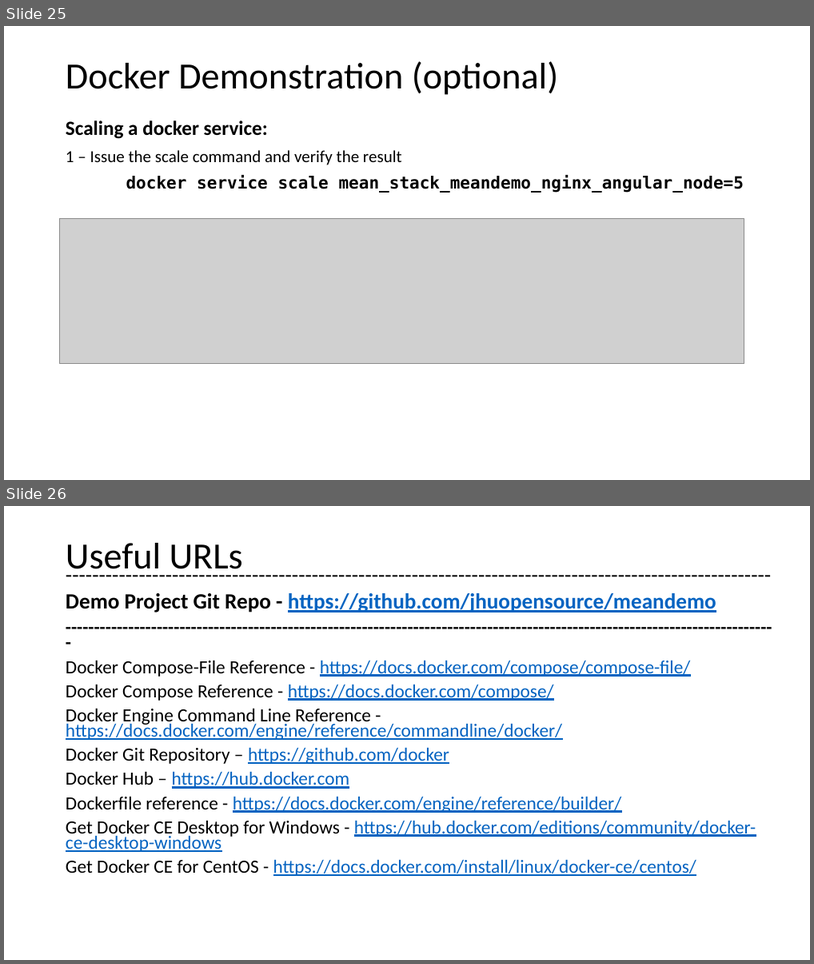
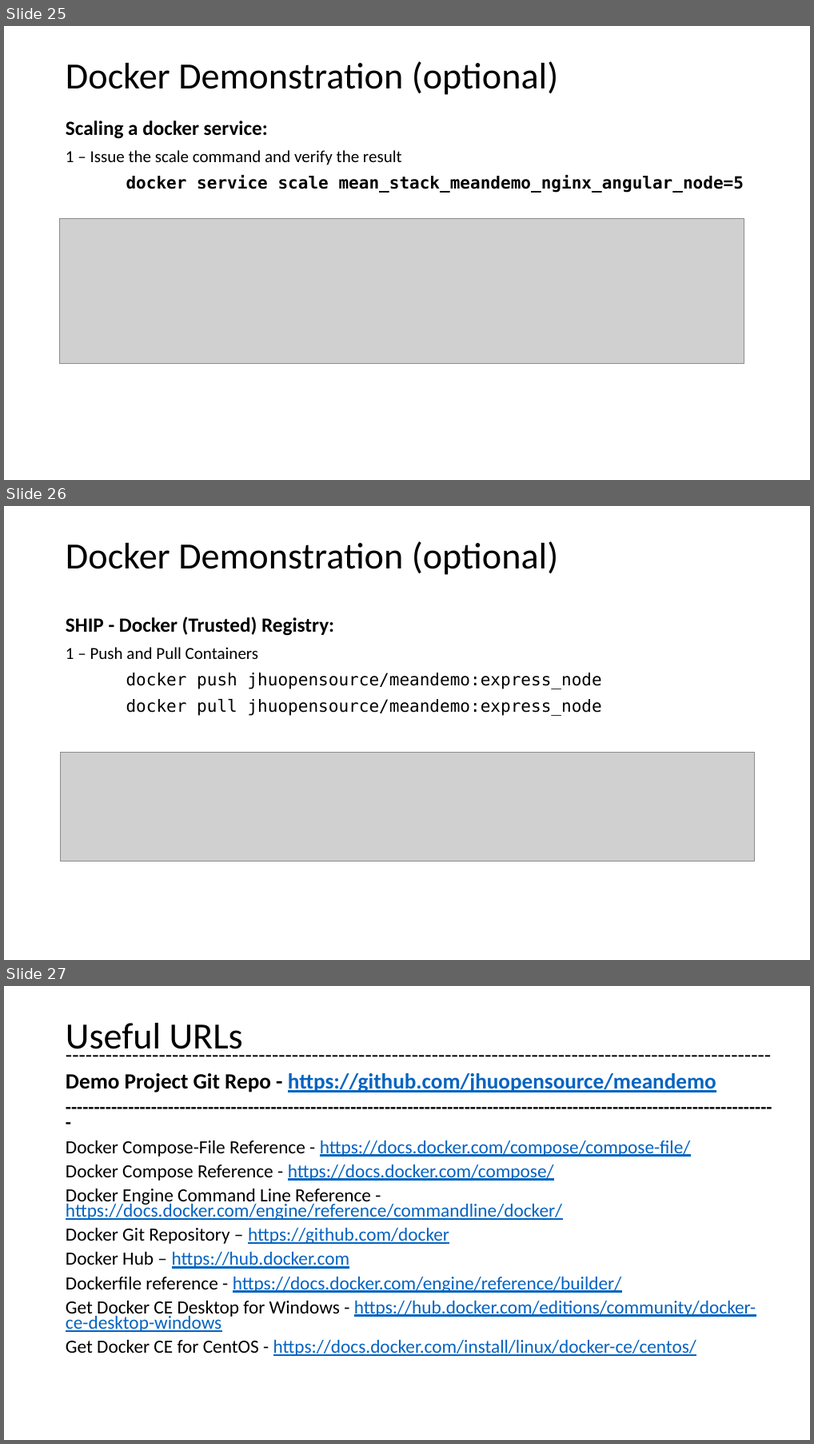
Before and after one commit to jhuopensource/meandemo, a slide deck: Containerization.pptx. Shown one above the other, each under a label of ours: slides 25 and 26 before the commit, slides 25, 26 and 27 after it. The pictures are 814x964 and 814x1444 pixels, drawn with LibreOffice and Linux fonts; fonts in the diff are those of the drawing; grey boxes stand for pictures. Boxes give left, top, right and bottom in pixels: in the first picture for what was removed or moved away, otherwise in the second. Text is boxed around its words. In the diff, an @@ line names an element or a change of style, - is before the commit and + after.

```diff
--- a/Containerization.pptx
+++ b/Containerization.pptx
@@ slide 26 added at box(4, 506, 810, 960), background #FFFFFF @@
@@ title added at box(66, 541, 558, 575), 44 pt, text #000000 @@
+Docker Demonstration (optional)
@@ text added at box(66, 616, 602, 716), 20 pt, text #000000 @@
+SHIP - Docker (Trusted) Registry:
+1 – Push and Pull Containers
+docker push jhuopensource/meandemo:express_node
+docker pull jhuopensource/meandemo:express_node
@@ picture added at box(60, 752, 755, 861) @@
@@ what was slide 26 is now slide 27 @@
```
Also in this commit, not shown: 1 slide changed, 1 other slide added, 1 slide removed, 1 other file.
